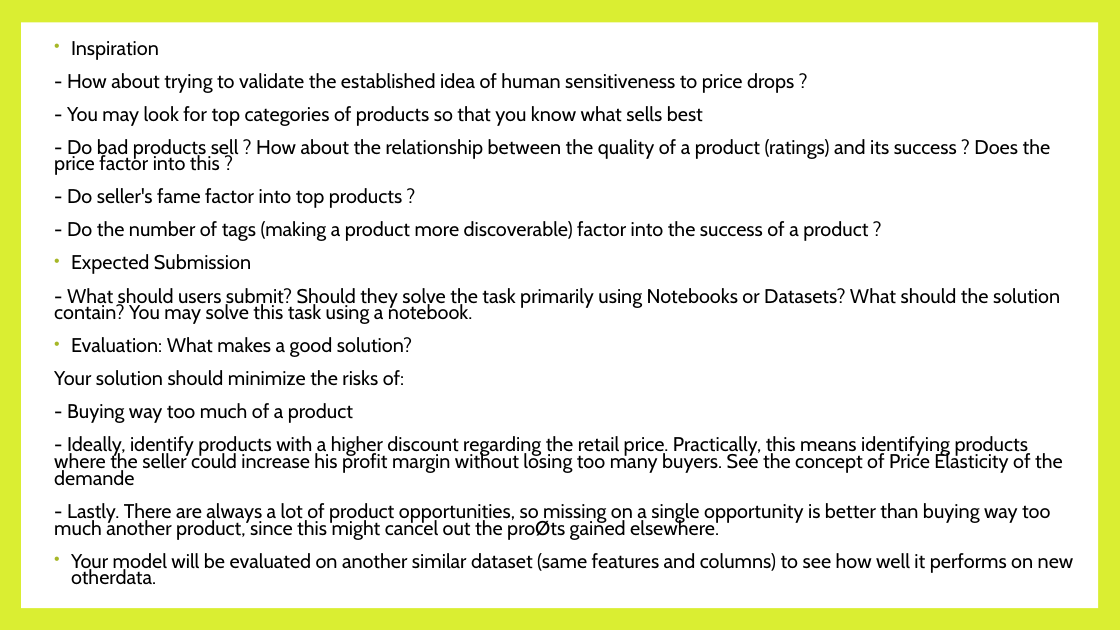
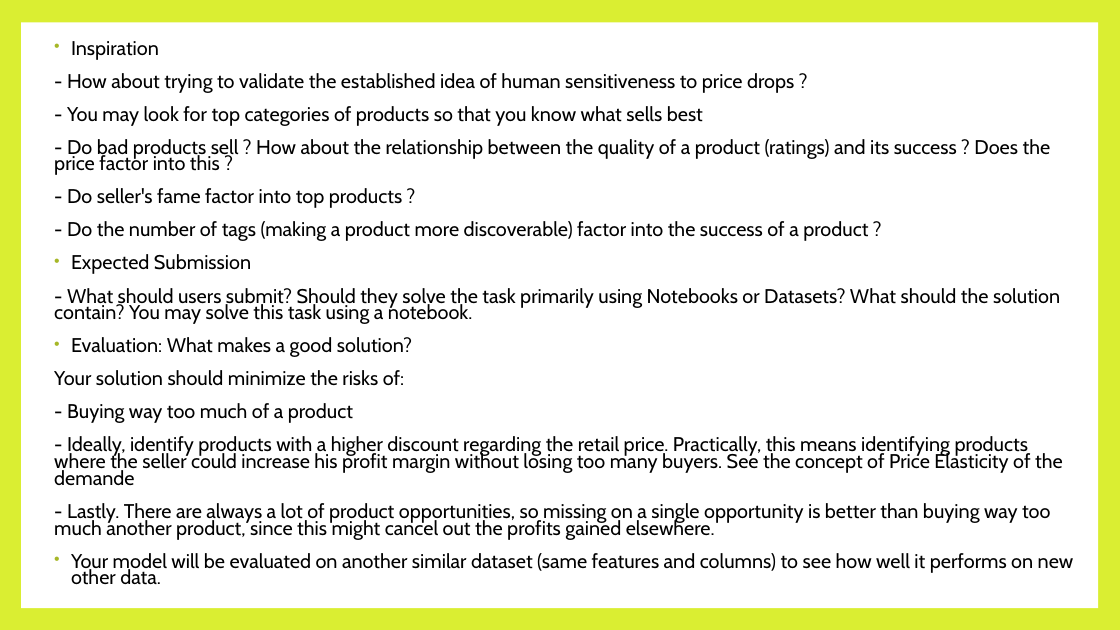
Before and after one commit to SpringNuance/Business-Intelligence, a slide deck: slide 19 of Power BI Assignment/Business Intelligence_Power BI Assignment Report.pptx. Drawn at 1120x630 pixels with LibreOffice and Linux fonts; fonts in the diff are those of the drawing. Boxes give left, top, right and bottom in pixels: in the first picture for what was removed or moved away, otherwise in the second. Text is boxed around its words. In the diff, an @@ line names an element or a change of style, - is before the commit and + after.

```diff
--- a/Power BI Assignment/Business Intelligence_Power BI Assignment Report.pptx
+++ b/Power BI Assignment/Business Intelligence_Power BI Assignment Report.pptx
@@ text at box(54, 503, 1074, 585): text changed @@
-- Lastly. There are always a lot of product opportunities, so missing on a single opportunity is better than buying way too much another product, since this might cancel out the proØts gained elsewhere.
-• Your model will be evaluated on another similar dataset (same features and columns) to see how well it performs on new otherdata.
+- Lastly. There are always a lot of product opportunities, so missing on a single opportunity is better than buying way too much another product, since this might cancel out the profits gained elsewhere.
+• Your model will be evaluated on another similar dataset (same features and columns) to see how well it performs on new other data.
```
Also in this commit, not shown: 5 other slides changed, 12 slides added, 12 slides removed, 7 other files.
